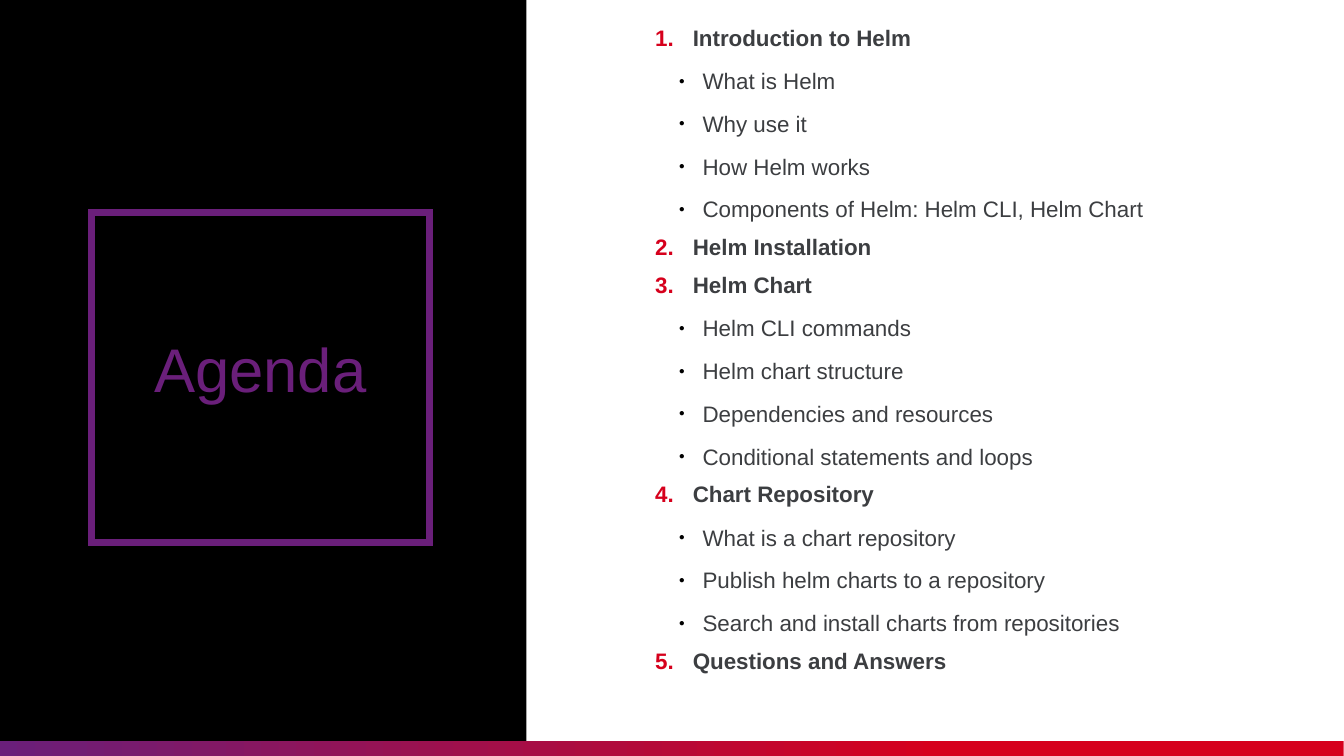
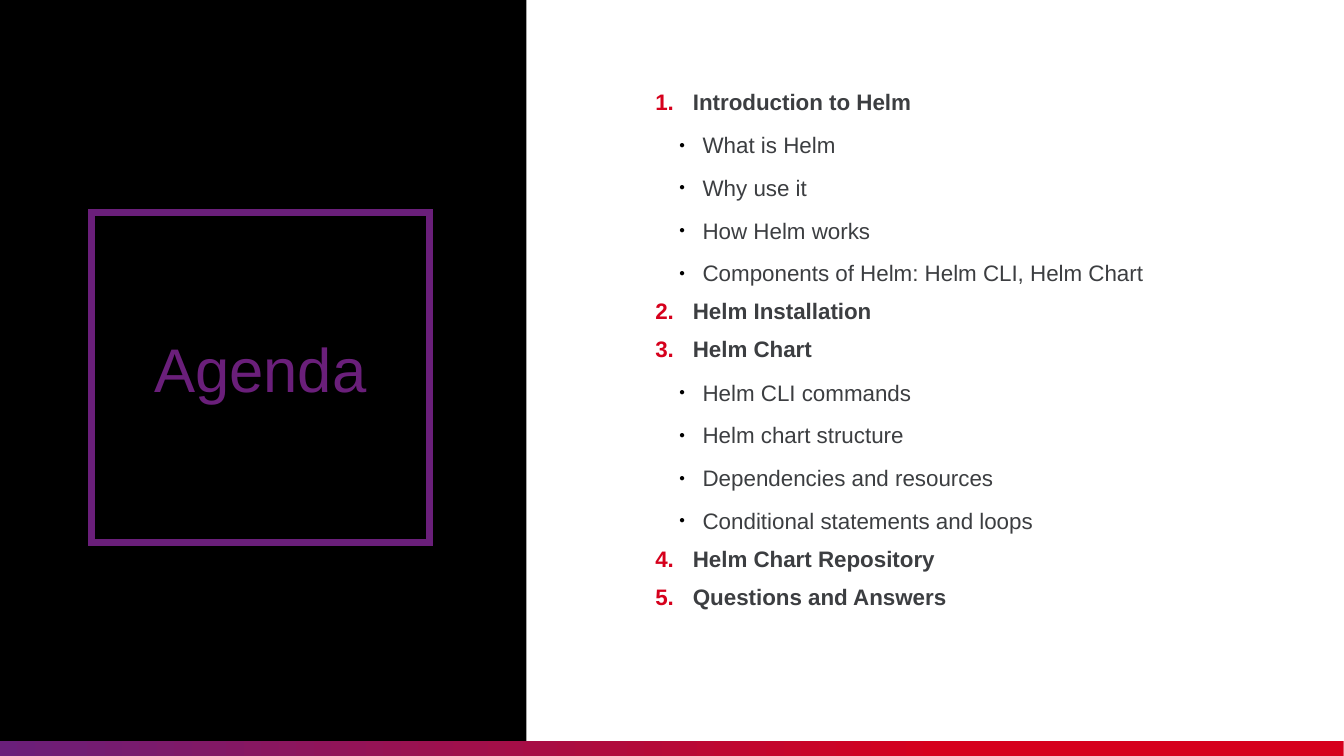
Before and after one commit to nashtech-garage/azure-devops-ci-cd, a slide deck: slide 2 of helm/documents/Helm_Knowledge_Sharing.pptx. Drawn at 1344x756 pixels with LibreOffice and Linux fonts; fonts in the diff are those of the drawing. Boxes give left, top, right and bottom in pixels: in the first picture for what was removed or moved away, otherwise in the second. Text is boxed around its words. In the diff, an @@ line names an element or a change of style, - is before the commit and + after.

Commit message:
Helm: update the presentation fole

```diff
--- a/helm/documents/Helm_Knowledge_Sharing.pptx
+++ b/helm/documents/Helm_Knowledge_Sharing.pptx
@@ text at (x1=693, y1=550, x2=935, y2=572): text changed; bold on @@
-4. Chart Repository
-  ● What is a chart repository
-  ● Publish helm charts to a repository
-  ● Search and install charts from repositories
+4. Helm Chart Repository
```
Also in this commit, not shown: 15 other slides changed, 6 slides added, 1 slide removed.
